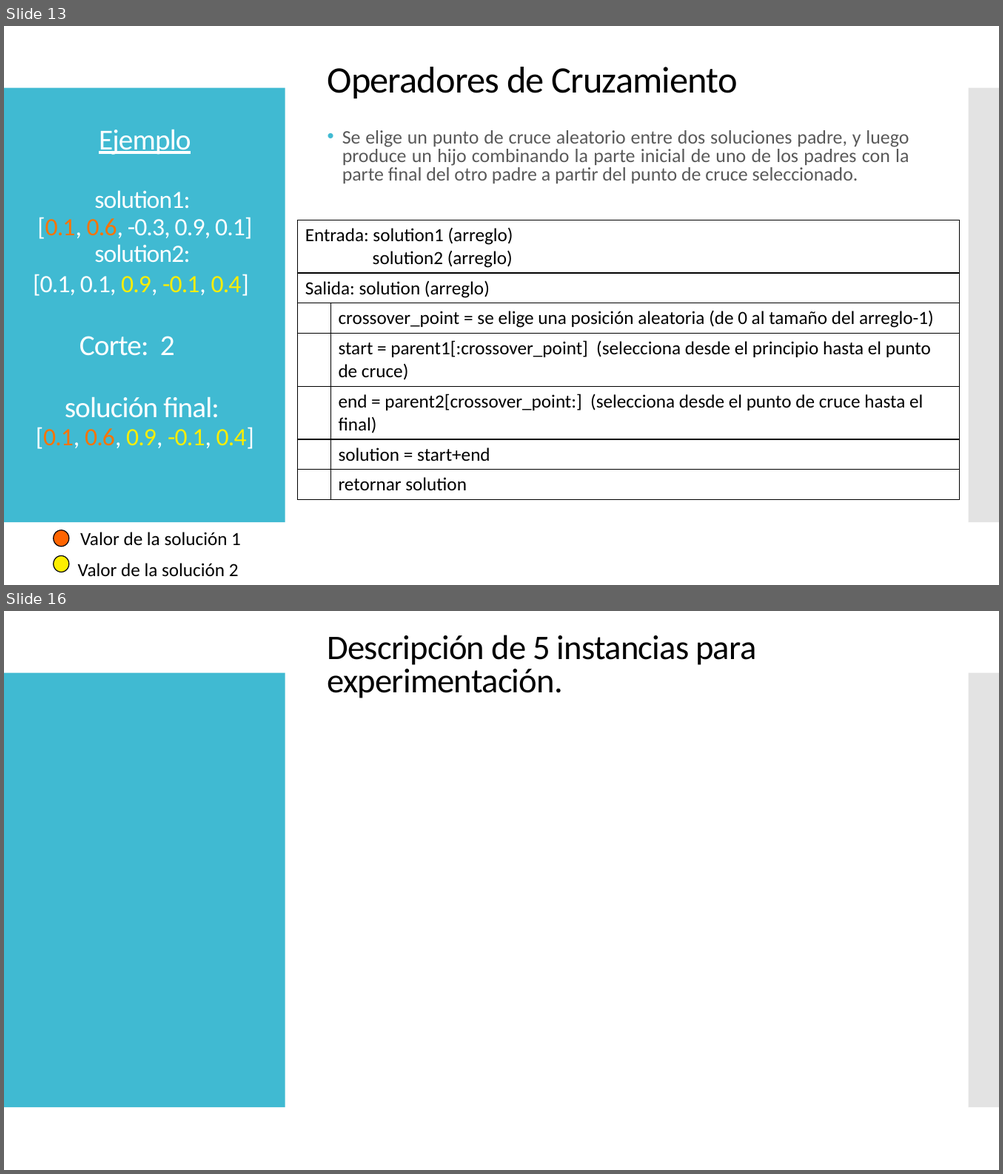
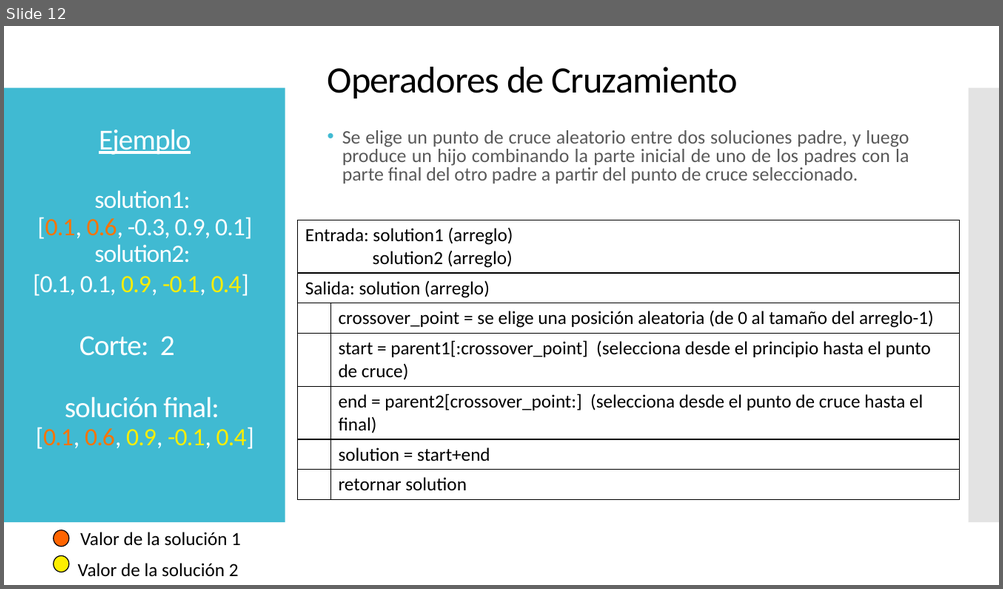
Before and after one commit to Javy011021/prediccion1, a slide deck: ppt/MH_laura_Javier_T3.pptx. Shown one above the other, each under a label of ours: slides 13 and 16 before the commit, slide 12 after it; the slides between them are not shown. The pictures are 1003x1174 and 1003x589 pixels, drawn with LibreOffice and Linux fonts; fonts in the diff are those of the drawing. Boxes give left, top, right and bottom in pixels: in the first picture for what was removed or moved away, otherwise in the second. Text is boxed around its words. In the diff, an @@ line names an element or a change of style, - is before the commit and + after.

```diff
--- a/ppt/MH_laura_Javier_T3.pptx
+++ b/ppt/MH_laura_Javier_T3.pptx
@@ slide 16 removed at [4, 611, 999, 1170], background #FFFFFF; not listed: 2 template elements that a slide beside it also shows @@
@@ text removed at [327, 635, 756, 698] @@
-Descripción de 5 instancias para experimentación.
@@ what was slide 13 is now slide 12 @@
```
Also in this commit, not shown: 7 slides changed, 10 slides added, 5 other slides removed, 3 other files.
